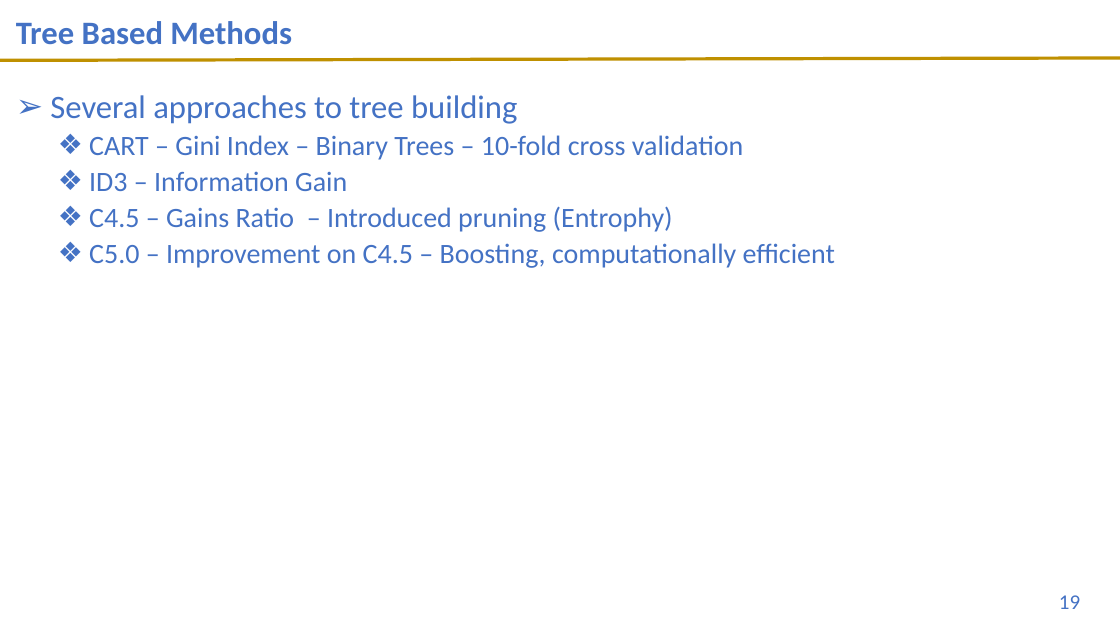
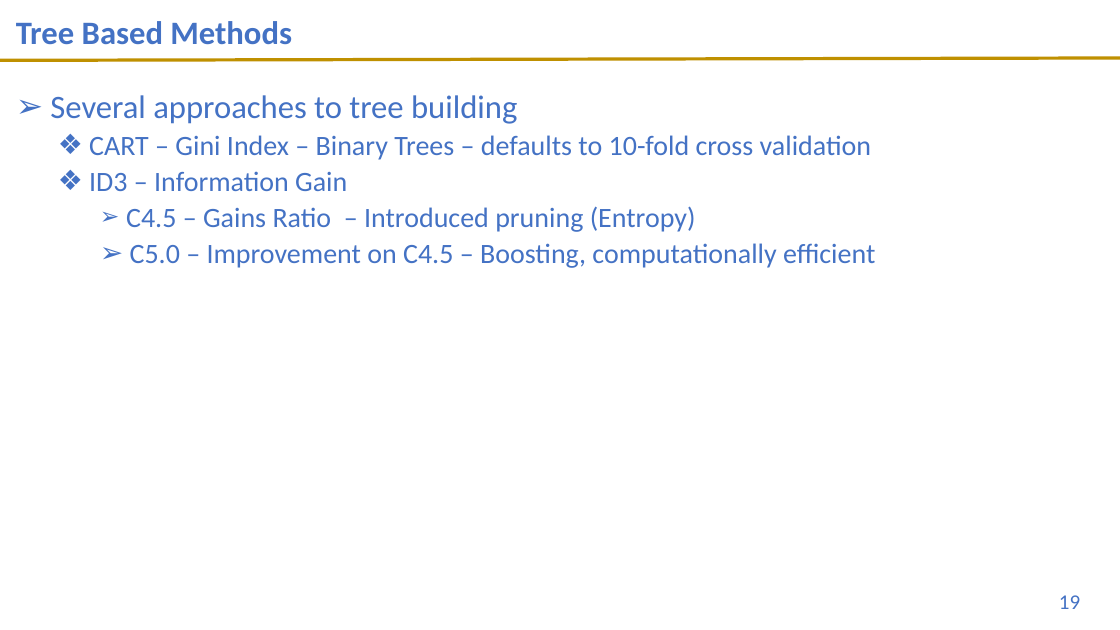
Before and after one commit to UVADS/DS-3001, a slide deck: slide 19 of 11_DT/Decision_Trees_4.28.21.pptx. Drawn at 1120x630 pixels with LibreOffice and Linux fonts; fonts in the diff are those of the drawing; background and template pictures are left out. Boxes give left, top, right and bottom in pixels: in the first picture for what was removed or moved away, otherwise in the second. Text is boxed around its words. In the diff, an @@ line names an element or a change of style, - is before the commit and + after.

```diff
--- a/11_DT/Decision_Trees_4.28.21.pptx
+++ b/11_DT/Decision_Trees_4.28.21.pptx
@@ text at box(89, 135, 871, 160): text changed @@
-  ❖ CART – Gini Index – Binary Trees – 10-fold cross validation
+  ❖ CART – Gini Index – Binary Trees – defaults to 10-fold cross validation
@@ text at box(126, 206, 696, 232): text changed @@
-  ❖ C4.5 – Gains Ratio – Introduced pruning (Entrophy)
+    ➢ C4.5 – Gains Ratio – Introduced pruning (Entropy)
@@ text at box(130, 243, 875, 268): bullet ❖ to ➢; list level 2 to 3 in "C5.0 – Improvement on C4.5 ..." @@
```
Also in this commit, not shown: 3 other slides changed, 2 other files.
